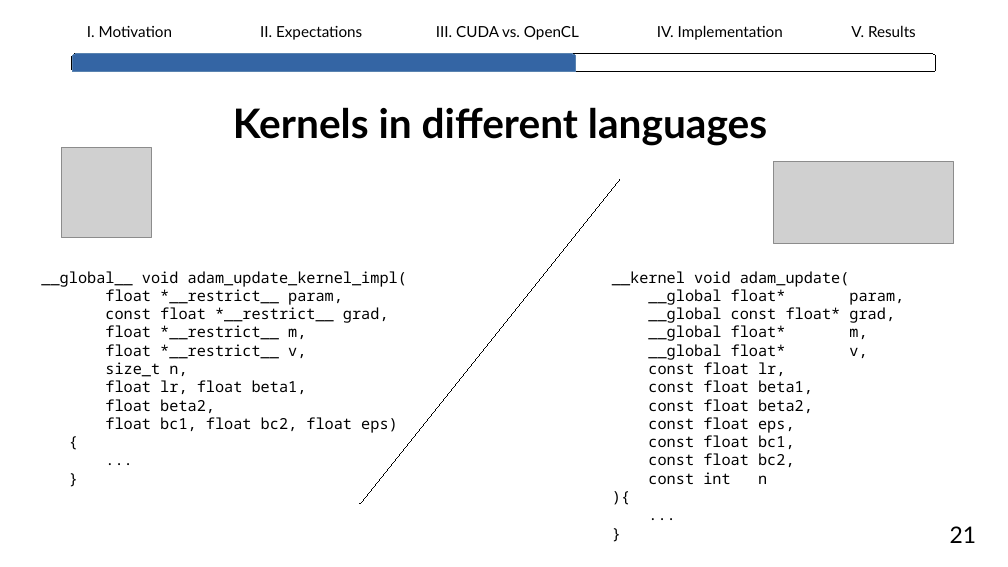
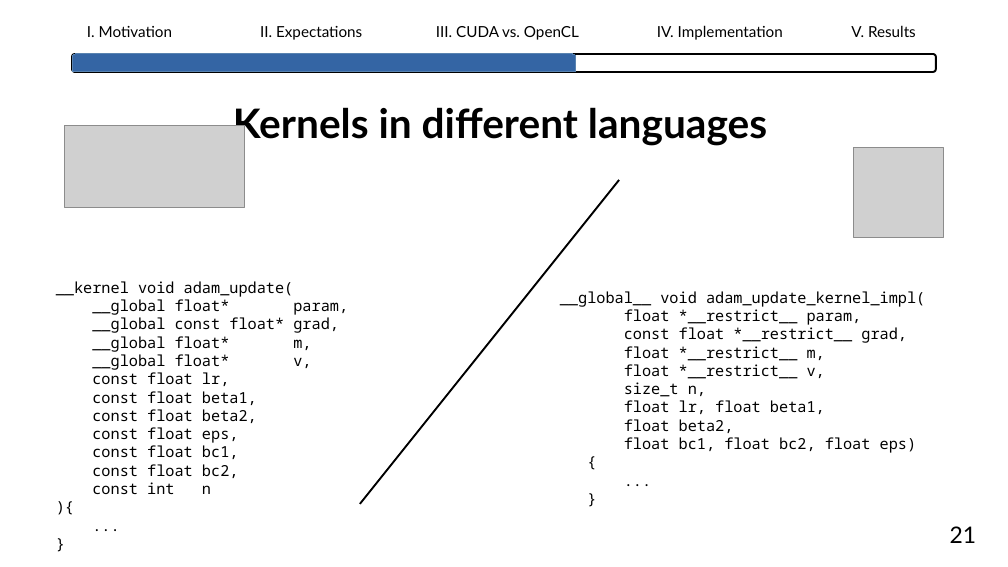
Before and after one commit to lhahner/opti-perf, a slide deck: slide 24 of docs/presentation/final-presentation.odp (slide 23 before the commit). Drawn at 1008x567 pixels with LibreOffice and Linux fonts; fonts in the diff are those of the drawing; grey boxes stand for pictures. Boxes give left, top, right and bottom in pixels: in the first picture for what was removed or moved away, otherwise in the second. Text is boxed around its words. In the diff, an @@ line names an element or a change of style, - is before the commit and + after.

```diff
--- a/docs/presentation/final-presentation.odp
+++ b/docs/presentation/final-presentation.odp
@@ freeform shape at [72,54,937,72]: outline #000000 0 pt to #000000 1.5 pt @@
@@ picture: place and size @@
-picture at [61,147,151,237]
+picture at [65,126,245,208]
@@ picture: place and size @@
-picture at [774,162,954,243]
+picture at [853,147,943,237]
@@ freeform shape at [360,180,619,504]: outline #000000 0 pt to #000000 1.5 pt @@
@@ text "__kernel void adam_update(": place and size @@
-text "__kernel void adam_update(" at [612,271,904,484]
+text "__kernel void adam_update(" at [56,281,348,494]
@@ text "__global__ void adam_update_kernel_impl(": place and size @@
-text "__global__ void adam_update_kernel_impl(" at [41,271,407,433]
+text "__global__ void adam_update_kernel_impl(" at [560,291,925,453]
```
Also in this commit, not shown: 35 other slides changed, 1 slide added, 1 other file.
